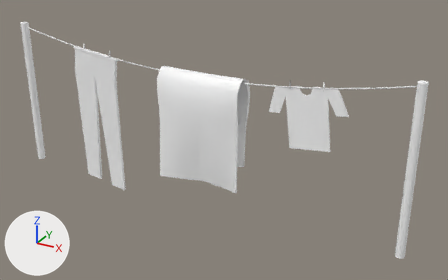
The FBX model FantasmasMamoré_Main/Assets/3D Meshes/Varal.fbx, before and after one commit.
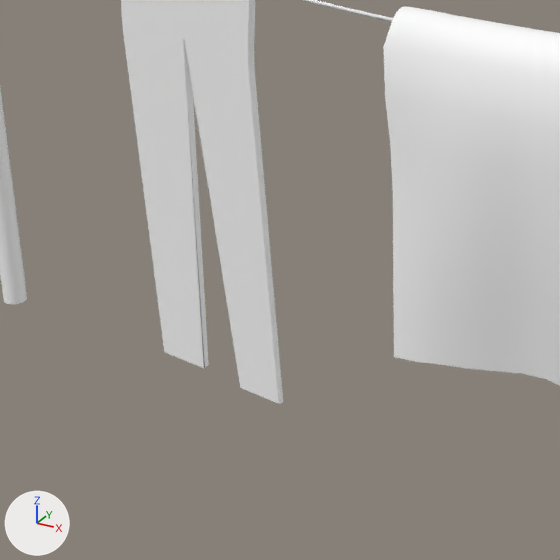
Each version is shown whole from a 50 mm camera at (0.1, -0.25, 0.344) aimed at (-0.212, 0.317, 0.061), then close up on the part from 8% to 47% of the width and 23% to 85% of the height. The lights are fixed; the arrows at lower left show +X, +Y and +Z. Where no turn or scale is listed for an object, it has been applied to the vertices. Vertices at the same position are counted once.

In view in the first close-up: 'group6_Prendedor_4'.
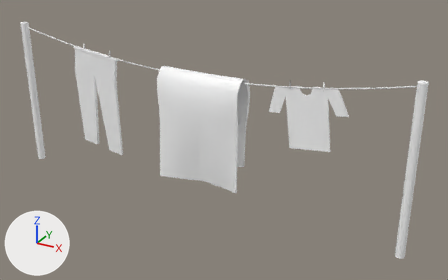
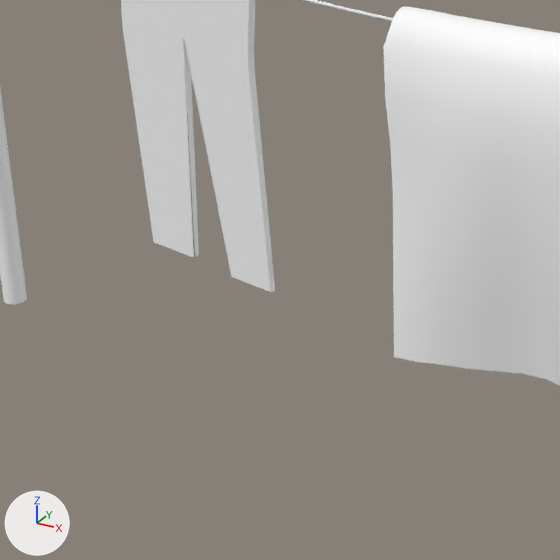
Changed parts and their boxes (x1, y1, x2, y2) in the close-ups (560 x 560 px; the box of a moved part takes in the faces that stretch with it):
'group6_Prendedor_4', reshaped
    before: (0, 0, 560, 404)
    after: (0, 0, 560, 386)
part 1 of me_mesh, moved or reshaped
    before: (123, 23, 283, 404)
    after: (123, 23, 275, 292)

The change, as a diff of the scene's bpy script:
```diff
--- a/FantasmasMamoré_Main/Assets/3D Meshes/Varal.fbx.py
+++ b/FantasmasMamoré_Main/Assets/3D Meshes/Varal.fbx.py
@@ me_mesh @@
 me_mesh.from_pydata(...)  # 2874 vertices, 3085 faces; spans x -0.248..0.248, y -0.019..0.019, z -0.014..0.185
 # used by ob_group6_prendedor_4; location = (-0.2432, 0.3035, -0.0173)
+# me_mesh part 1: all 20 vertices in x -0.162..-0.104, y -0.003..0.001, z -0.014..-0.005 are moved by (0.0, 0.0, 0.049)
 me_mesh.materials.append(mat_txt_prendedorblinn)
```
